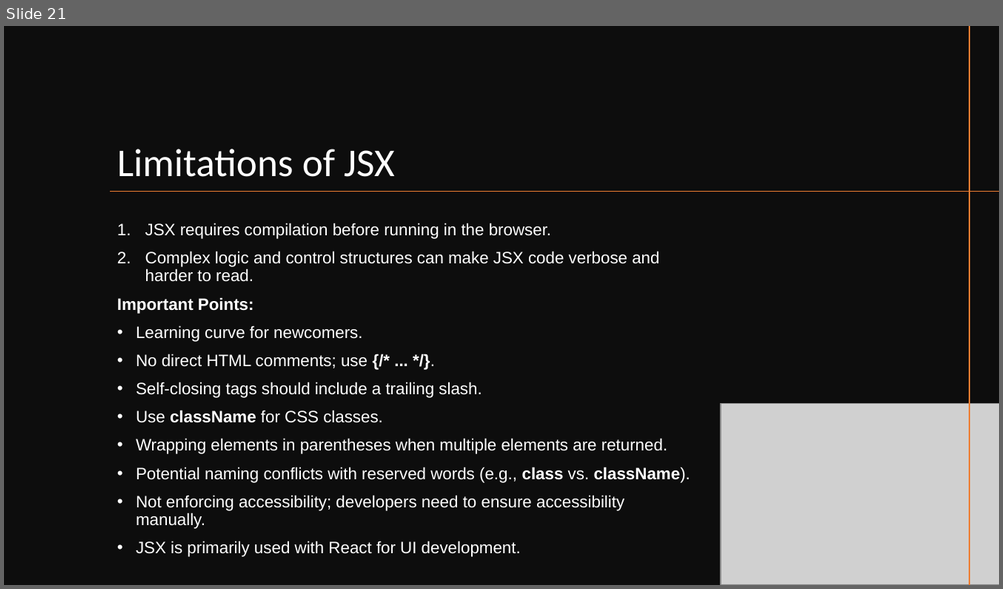
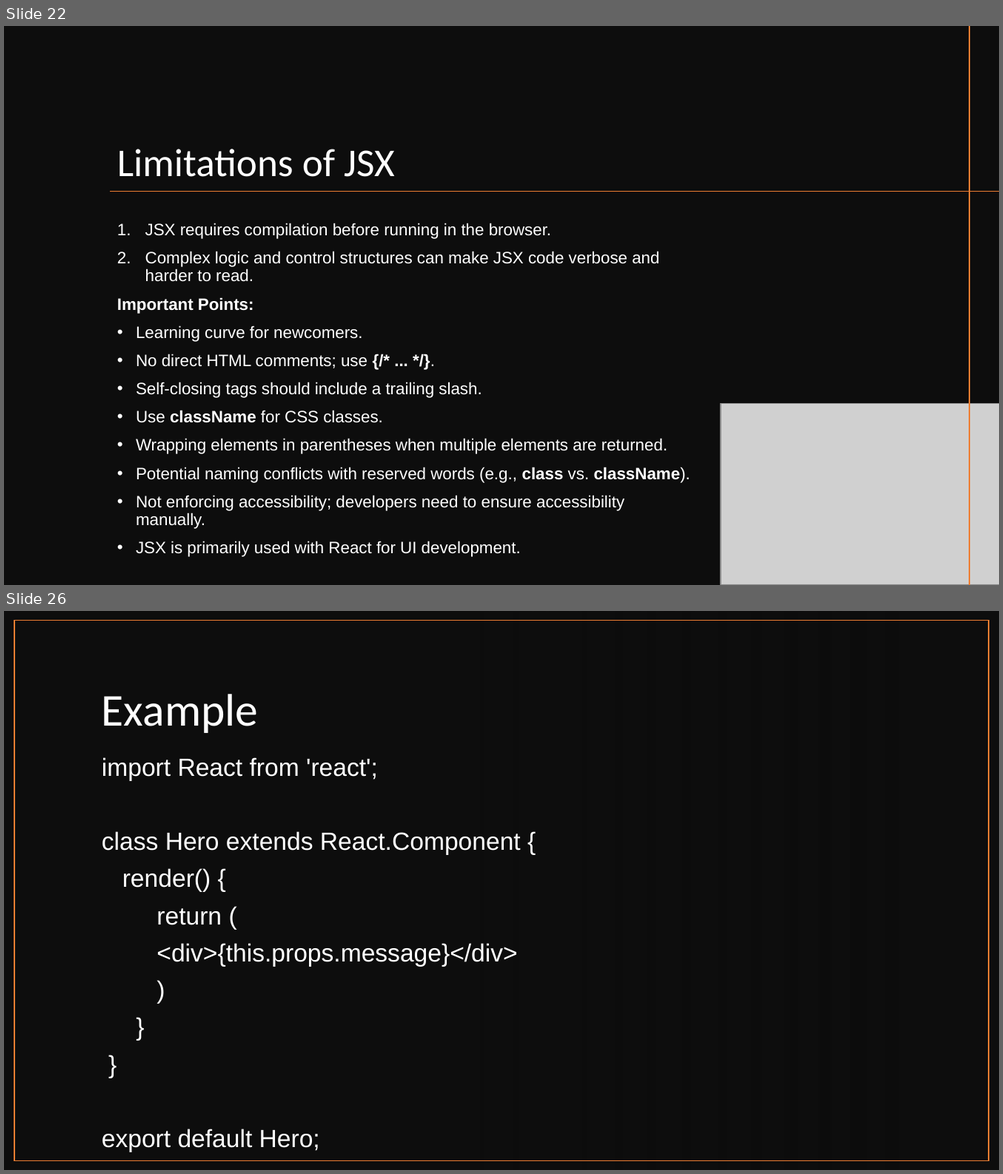
Before and after one commit to SivaPrasannaS/skg, a slide deck: react/study_materials/React.pptx. Shown one above the other, each under a label of ours: slide 21 before the commit, slides 22 and 26 after it; the slides between them are not shown. The pictures are 1003x589 and 1003x1174 pixels, drawn with LibreOffice and Linux fonts; fonts in the diff are those of the drawing; grey boxes stand for pictures; background and template pictures are left out; a plain dark background stands for a picture behind light text. Boxes give left, top, right and bottom in pixels: in the first picture for what was removed or moved away, otherwise in the second. Text is boxed around its words. In the diff, an @@ line names an element or a change of style, - is before the commit and + after.

Commit message:
Updated content in react ppt

```diff
--- a/react/study_materials/React.pptx
+++ b/react/study_materials/React.pptx
@@ slide 26 added at [4,611,999,1170], background picture (left out) @@
@@ rectangle added at [4,611,999,1170], fill #0D0D0D @@
@@ rectangle added at [4,611,999,1170], fill gradient #0D0D0D @@
@@ rectangle added at [14,621,989,1162], outline #ED7D31 1 pt @@
@@ title added at [102,694,258,733], 44 pt, text #FFFFFF @@
+Example
@@ text added at [102,758,521,1153], 24 pt, text #FFFFFF @@
+import React from 'react';
+class Hero extends React.Component {
+render() {
+return (
+<div>{this.props.message}</div>
+)
+}
+}
+export default Hero;
@@ what was slide 21 is now slide 22 @@
```
Also in this commit, not shown: 6 slides changed, 8 other slides added, 4 other files.
